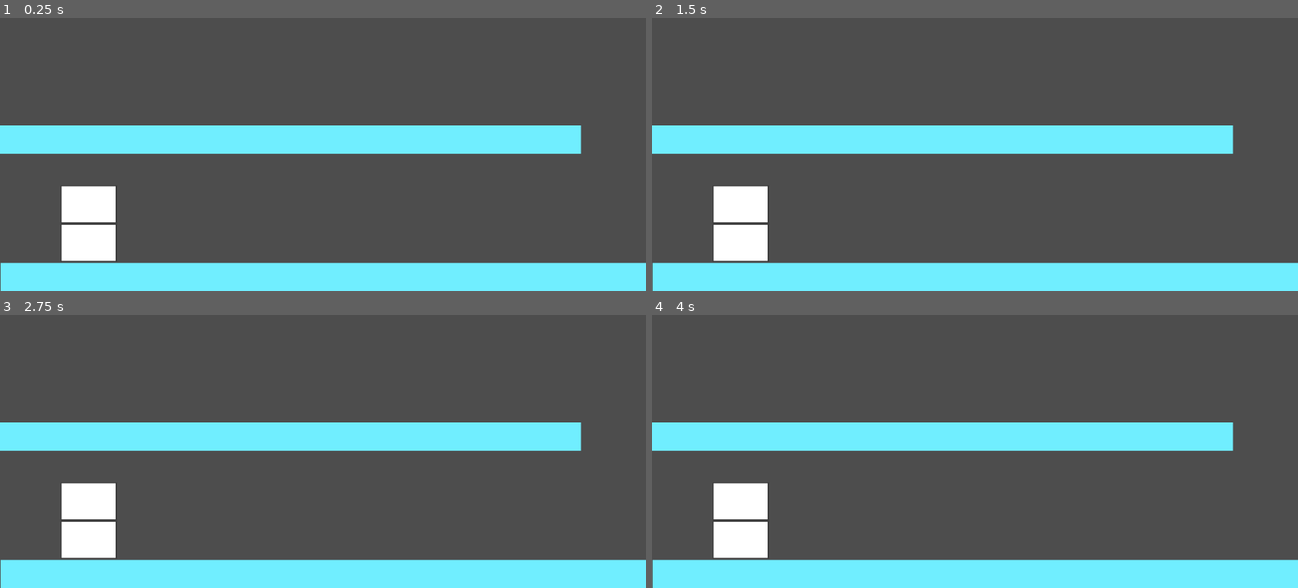
Above: before the commit, frames 1-4 (two rows, left to right).
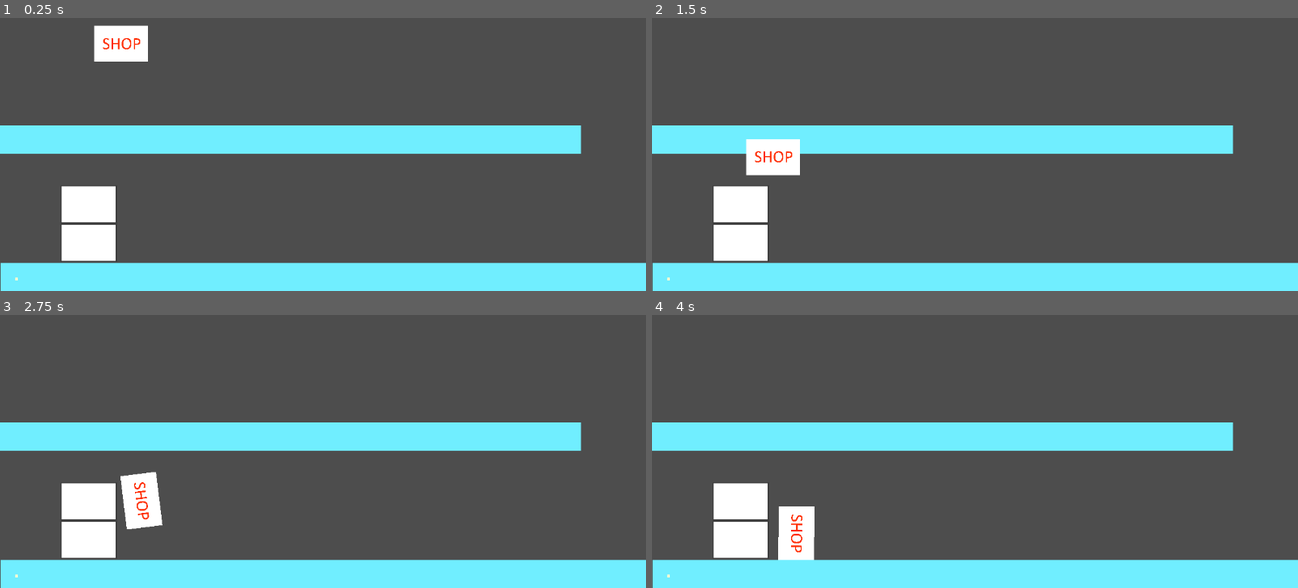
Above: after the commit, the same moments.

Repository: PineShark/shoplifting
Game: Godot game, scene res://scenes/gamemap.tscn
Two runs of this game, one before a commit and one after it. Both use one fixed random seed, a clock stepped at 60 frames per second and the inputs below.
Inputs (mouse positions are in pixels of both pictures, inside the frame that each line leads up to):
- Up to frame 1 (0.25 s): no input
- Up to frame 2 (1.5 s): move the mouse to (1117, 91) at 0.52 s; click (1117, 91) at 0.67 s; move the mouse to (845, 127) at 1.27 s; click (845, 127) at 1.42 s
- Up to frame 3 (2.75 s): move the mouse to (387, 325) at 2.02 s; click (387, 325) at 2.17 s
- Up to frame 4 (4 s): move the mouse to (942, 478) at 2.77 s; click (942, 478) at 2.92 s; move the mouse to (1168, 462) at 3.52 s; click (1168, 462) at 3.67 s

The runs differ from the first frame. In frame 1, 1.1% of the frame differs, in the area x 2-23%, y 2-97%; in frame 2, 1.1%; in frame 3, 1.1%; in frame 4, 1.1%.

Commit message:
Added throw script

Diff:
--- a/project.godot
+++ b/project.godot
@@ -22,3 +22,4 @@
 2d_physics/layer_3="Player"
 2d_physics/layer_4="Customers"
 2d_physics/layer_5="Projectiles"
+2d_physics/layer_6="Ground2"
--- /dev/null
+++ b/scenes/building.tscn
@@ -0,0 +1,19 @@
+[gd_scene load_steps=3 format=3 uid="uid://bx8vpiu1yw7fl"]
+
+[ext_resource type="Texture2D" uid="uid://dp6miife85ttk" path="res://art/temp_sprites/2storybuilding.png" id="1_eaq53"]
+
+[sub_resource type="RectangleShape2D" id="RectangleShape2D_ker3v"]
+size = Vector2(504, 687)
+
+[node name="Building" type="StaticBody2D"]
+position = Vector2(656, -481)
+collision_layer = 2
+collision_mask = 0
+
+[node name="2Storybuilding" type="Sprite2D" parent="."]
+scale = Vector2(0.4, 0.4)
+texture = ExtResource("1_eaq53")
+
+[node name="CollisionShape2D" type="CollisionShape2D" parent="."]
+position = Vector2(0, 0.5)
+shape = SubResource("RectangleShape2D_ker3v")
--- a/scenes/gamemap.tscn
+++ b/scenes/gamemap.tscn
@@ -1,13 +1,12 @@
-[gd_scene load_steps=5 format=3 uid="uid://djrmi0j4t8xv0"]
+[gd_scene load_steps=6 format=3 uid="uid://djrmi0j4t8xv0"]
 
 [ext_resource type="Texture2D" uid="uid://dcxlsminbhlh6" path="res://art/temp_sprites/light blue square.png" id="1_qfbly"]
-[ext_resource type="Texture2D" uid="uid://dp6miife85ttk" path="res://art/temp_sprites/2storybuilding.png" id="2_ajcb8"]
+[ext_resource type="PackedScene" uid="uid://bx8vpiu1yw7fl" path="res://scenes/building.tscn" id="2_br61v"]
+[ext_resource type="PackedScene" uid="uid://538nax6pw4se" path="res://scenes/thrown_object.tscn" id="3_h5gtl"]
+[ext_resource type="Texture2D" uid="uid://et5lvxka6l0j" path="res://art/temp_sprites/beige square.png" id="5_o6hvg"]
 
 [sub_resource type="RectangleShape2D" id="RectangleShape2D_3mt05"]
 size = Vector2(5752, 255)
-
-[sub_resource type="RectangleShape2D" id="RectangleShape2D_ker3v"]
-size = Vector2(504, 687)
 
 [node name="World" type="Node2D"]
 
@@ -29,6 +28,7 @@
 
 [node name="Road2" type="StaticBody2D" parent="."]
 position = Vector2(-581, -1231)
+collision_layer = 32
 
 [node name="LightBlueSquare" type="Sprite2D" parent="Road2"]
 position = Vector2(2749.5, 0)
@@ -40,15 +40,14 @@
 shape = SubResource("RectangleShape2D_3mt05")
 debug_color = Color(0.808447, 0.224566, 0.85237, 0.42)
 
-[node name="Building" type="StaticBody2D" parent="."]
-position = Vector2(656, -481)
-collision_layer = 2
-collision_mask = 0
+[node name="Building" parent="." instance=ExtResource("2_br61v")]
 
-[node name="2Storybuilding" type="Sprite2D" parent="Building"]
-scale = Vector2(0.4, 0.4)
-texture = ExtResource("2_ajcb8")
+[node name="ThrownObject" parent="." instance=ExtResource("3_h5gtl")]
+position = Vector2(946, -2115)
+collision_mask = 3
+mass = 2.0
 
-[node name="CollisionShape2D" type="CollisionShape2D" parent="Building"]
-position = Vector2(0, 0.5)
-shape = SubResource("RectangleShape2D_ker3v")
+[node name="GuidanceLine" type="Sprite2D" parent="."]
+scale = Vector2(0.1, 0.1)
+texture = ExtResource("5_o6hvg")
+centered = false
--- /dev/null
+++ b/scenes/thrown_object.tscn
@@ -0,0 +1,18 @@
+[gd_scene load_steps=4 format=3 uid="uid://538nax6pw4se"]
+
+[ext_resource type="Script" path="res://scripts/thrown_object.gd" id="1_nxapx"]
+[ext_resource type="Texture2D" uid="uid://cgf6pbeul2ery" path="res://art/temp_sprites/shop.png" id="1_oa3xb"]
+
+[sub_resource type="RectangleShape2D" id="RectangleShape2D_4cmjr"]
+size = Vector2(478, 318)
+
+[node name="ThrownObject" type="RigidBody2D"]
+position = Vector2(4737, -425)
+script = ExtResource("1_nxapx")
+
+[node name="Sprite2D" type="Sprite2D" parent="."]
+scale = Vector2(0.4, 0.4)
+texture = ExtResource("1_oa3xb")
+
+[node name="CollisionShape2D" type="CollisionShape2D" parent="."]
+shape = SubResource("RectangleShape2D_4cmjr")
--- /dev/null
+++ b/scripts/throw_script.gd
@@ -0,0 +1,39 @@
+extends Node2D
+
+var position1 = Vector2(0,0)
+var position2 = Vector2(0,0)
+var mouse_pressed = false
+@onready var thrown_scene = preload("res://scenes/thrown_object.tscn")
+@onready var guidance_line = $GuidanceLine as Sprite2D
+
+func _process(delta):
+
+	if Input.is_mouse_button_pressed(MOUSE_BUTTON_LEFT):
+		if mouse_pressed == false:
+			mouse_pressed = true
+			position1 = get_global_mouse_position()
+		# draw line
+		guidance_line.visible = true
+		position2 = get_global_mouse_position()
+		guidance_line.global_position = position1
+		guidance_line.rotation = position1.angle_to_point(position2)
+		guidance_line.scale.x = position1.distance_to(position2)/250
+		if guidance_line.scale.x > 600:
+			guidance_line.scale.x = 600
+		print(guidance_line.scale.x)
+
+	elif mouse_pressed == true:
+		mouse_pressed = false
+		position2 = get_global_mouse_position()
+		launchObject()
+		guidance_line.visible = false
+
+func launchObject():
+	var angle = position1.angle_to_point(position2)
+	var distance = position1.distance_to(position2)/2
+	if distance > 600:
+		distance = 600
+	var thrown_object = thrown_scene.instantiate()
+	thrown_object.global_position = position1
+	get_tree().root.add_child(thrown_object)
+	thrown_object.setParameters(500*distance,angle)
--- /dev/null
+++ b/scripts/thrown_object.gd
@@ -0,0 +1,14 @@
+extends RigidBody2D
+
+var held_store_scene = null
+var force = 0
+var angle = 0
+
+func setParameters(new_force,new_angle):
+	force = new_force
+	angle = new_angle
+
+func _physics_process(delta):
+	if force>0:
+		apply_central_force(Vector2(1,0).rotated(angle)*force)
+		force = 0
